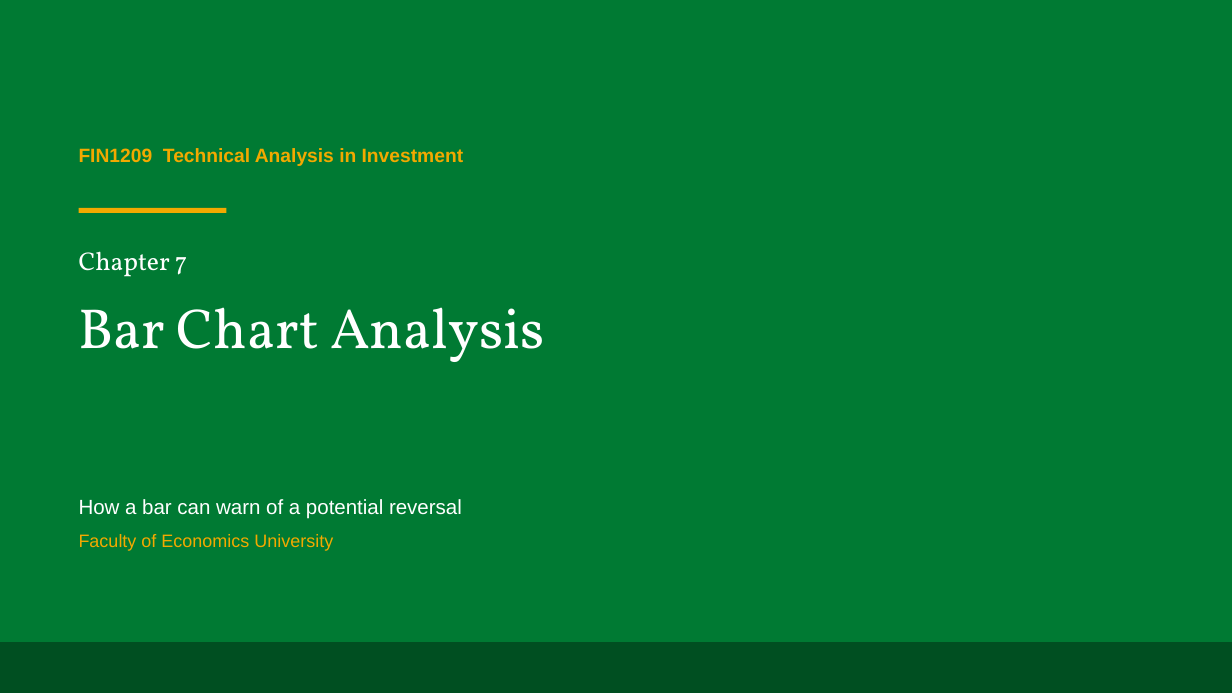
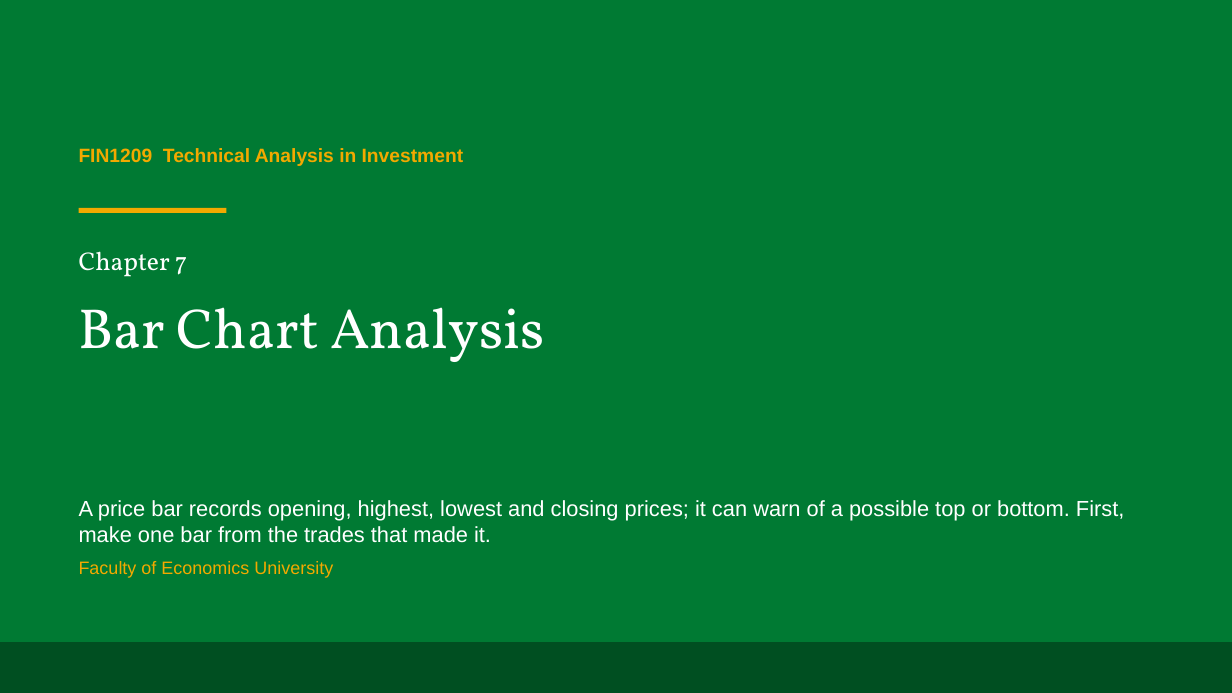
Before and after one commit to benjiesotelo-sudo/Telos_FIN1209, a slide deck: slide 1 of chapter-07/FIN1209-Chapter-07.pptx. Drawn at 1232x693 pixels with LibreOffice and Linux fonts; fonts in the diff are those of the drawing. Boxes give left, top, right and bottom in pixels: in the first picture for what was removed or moved away, otherwise in the second. Text is boxed around its words. In the diff, an @@ line names an element or a change of style, - is before the commit and + after.

Commit message:
Build Chapter 7 Part 1 price bar slides (#36)
* Build Chapter 7 Part 1 price bar slides

* Fix Chapter 7 Part 1 reader findings

* Fix Chapter 7 second reader findings

* Fix Chapter 7 third reader findings

* Define trend sentiment before use

* Improve sentiment table and worked read

* Tighten Chapter 7 chart marks

* Fix final Chapter 7 chart marks

```diff
--- a/chapter-07/FIN1209-Chapter-07.pptx
+++ b/chapter-07/FIN1209-Chapter-07.pptx
@@ text at bbox=[79, 500, 1124, 543]: text changed; size 16 to 17 pt @@
-How a bar can warn of a potential reversal
+A price bar records opening, highest, lowest and closing prices; it can warn of a possible top or bottom. First, make one bar from the trades that made it.
```
Also in this commit, not shown: 5 other slides changed, 17 slides added, 5 slides removed, 3 other files.
